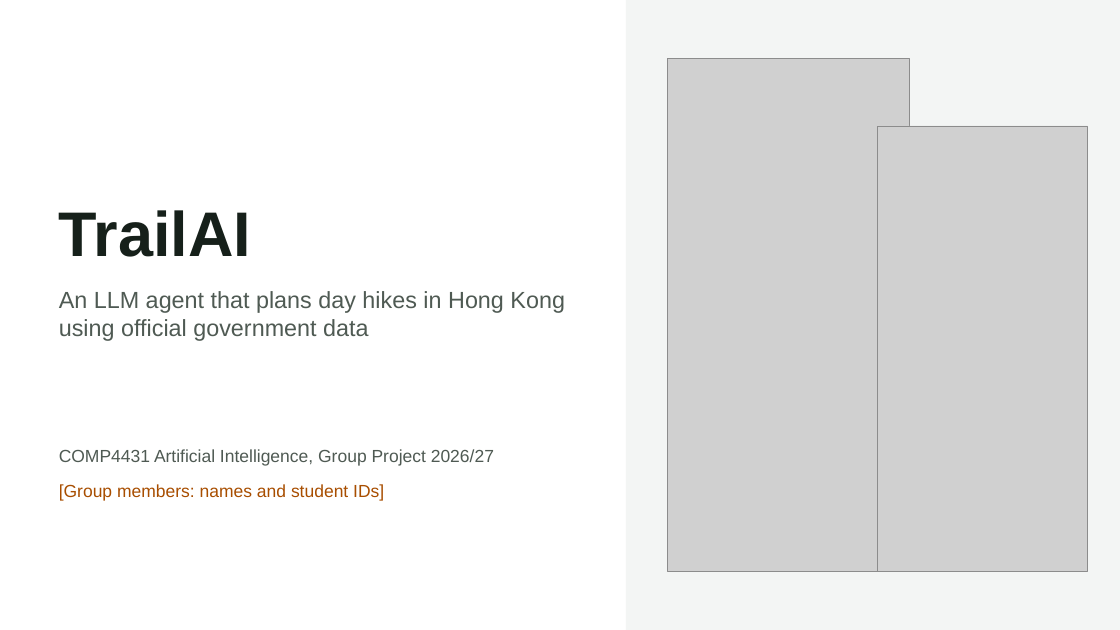
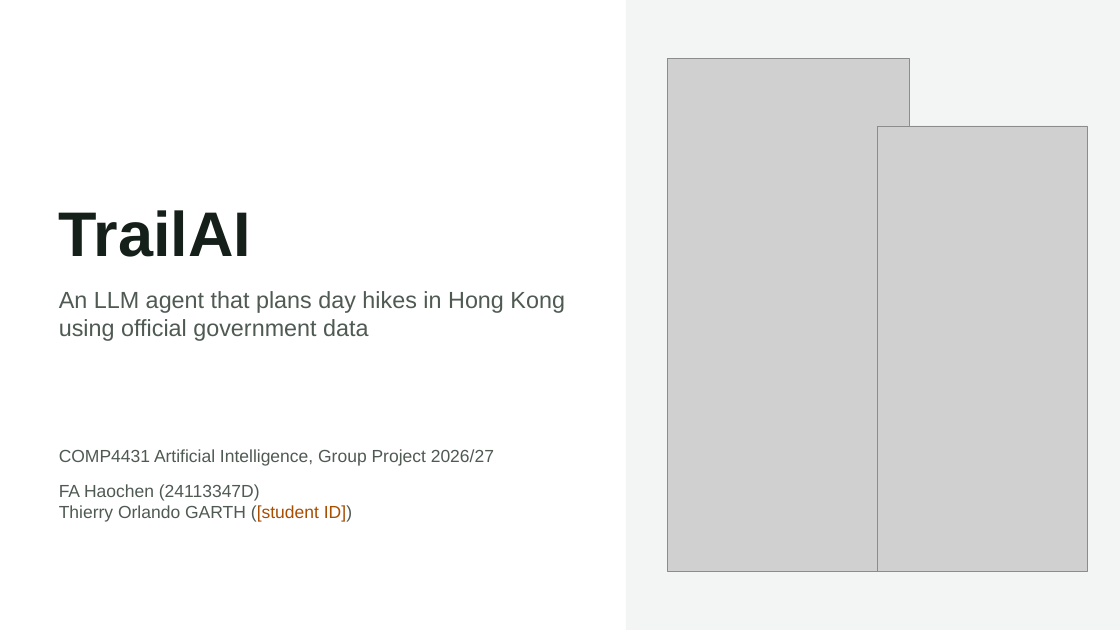
Before and after one commit to HaochenFa/COMP4431-AI, a slide deck: slide 1 of presentation/TrailAI.pptx. Drawn at 1120x630 pixels with LibreOffice and Linux fonts; fonts in the diff are those of the drawing; grey boxes stand for pictures. Boxes give left, top, right and bottom in pixels: in the first picture for what was removed or moved away, otherwise in the second. Text is boxed around its words. In the diff, an @@ line names an element or a change of style, - is before the commit and + after.

```diff
--- a/presentation/TrailAI.pptx
+++ b/presentation/TrailAI.pptx
@@ text at <box>59,484,352,522</box>: text changed; text colour #A84E00 to #4F5A53 @@
-[Group members: names and student IDs]
+FA Haochen (24113347D)
+Thierry Orlando GARTH ([student ID])
```
Also in this commit, not shown: 4 other slides changed, 2 slides added, 1 slide removed, 10 other files.
